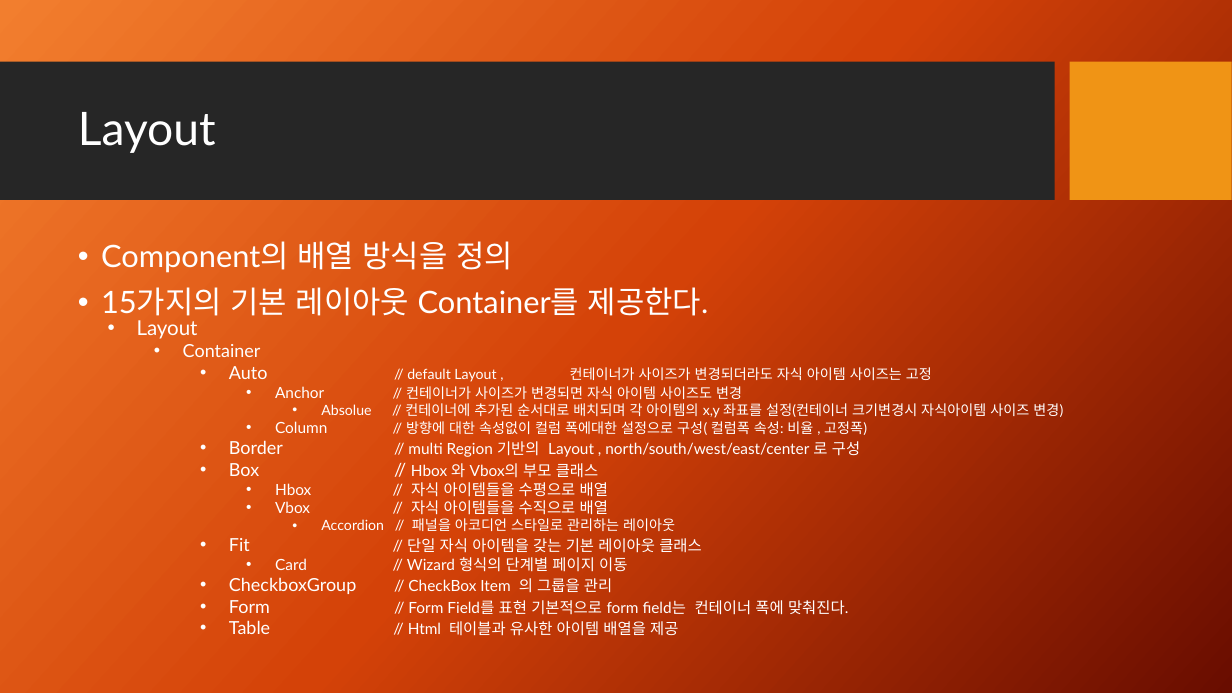
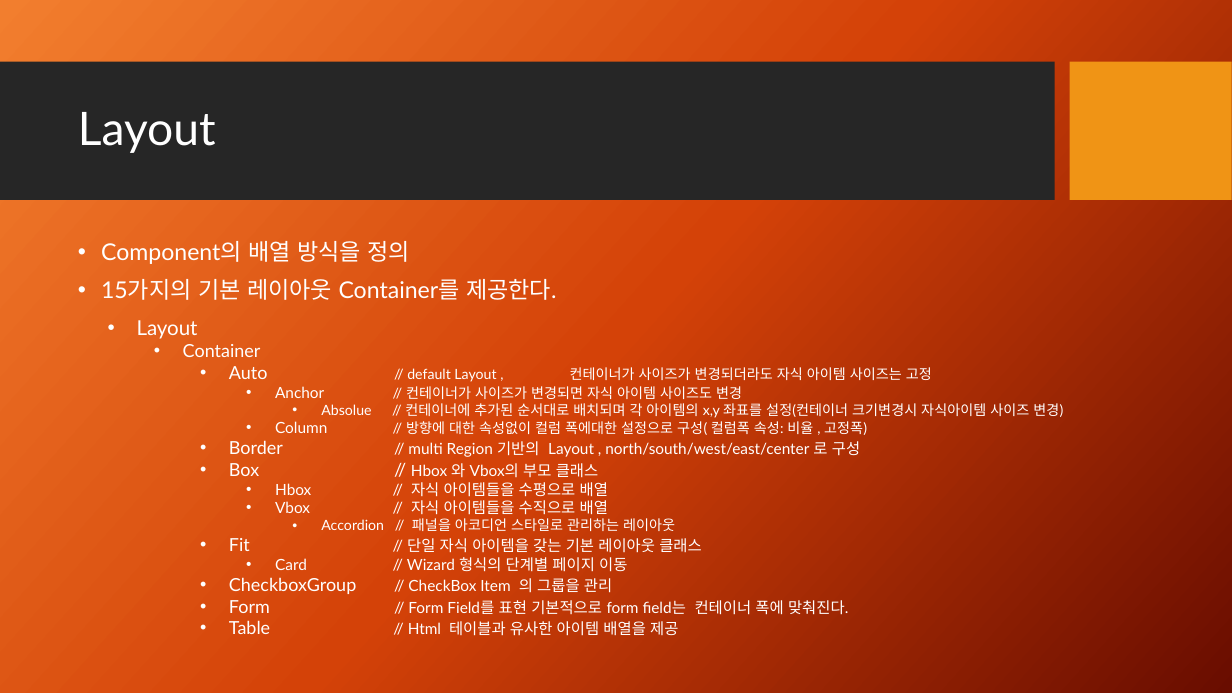
Before and after one commit to sengwook81/sencha_tutorial, a slide deck: slide 13 of ext_tutorial/src/main/resources/Sencha Ext-js 4.pptx (slide 12 before the commit). Drawn at 1232x693 pixels with LibreOffice and Linux fonts; fonts in the diff are those of the drawing; background and template pictures are left out. Boxes give left, top, right and bottom in pixels: in the first picture for what was removed or moved away, otherwise in the second. Text is boxed around its words. In the diff, an @@ line names an element or a change of style, - is before the commit and + after.

```diff
--- a/ext_tutorial/src/main/resources/Sencha Ext-js 4.pptx
+++ b/ext_tutorial/src/main/resources/Sencha Ext-js 4.pptx
@@ text "Component의 배열 방식을 정의" at box(101, 241, 556, 300): size 24 to 18 pt @@
```
Also in this commit, not shown: 1 other slide changed, 2 slides added, 52 other files.
